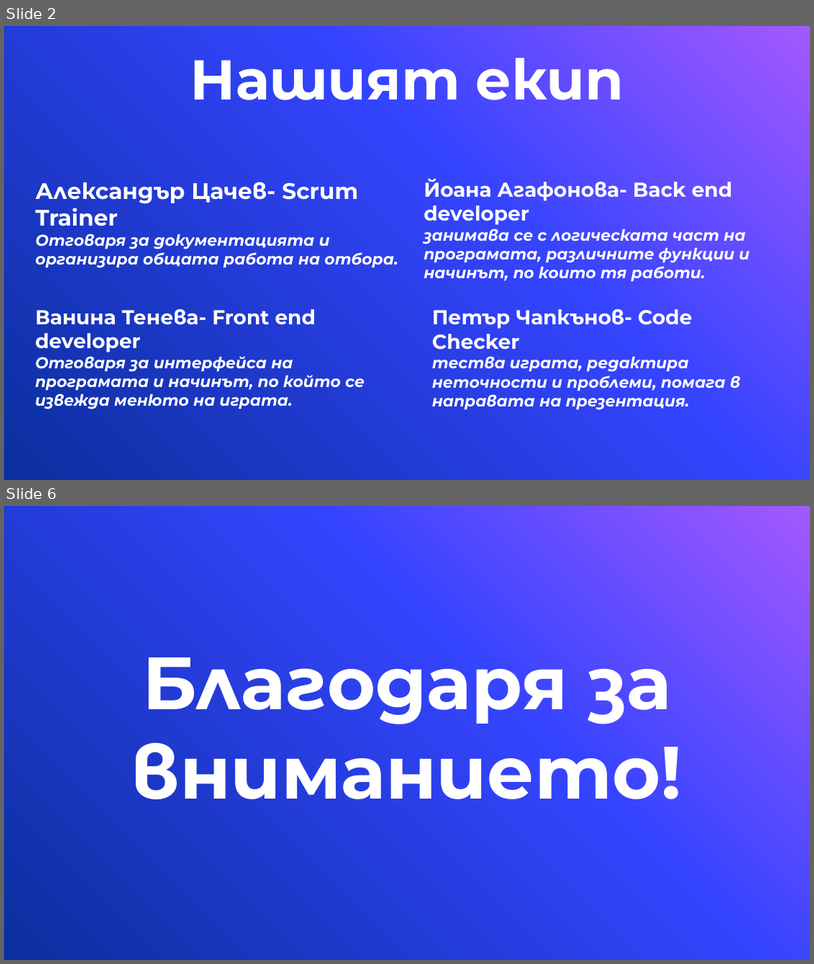
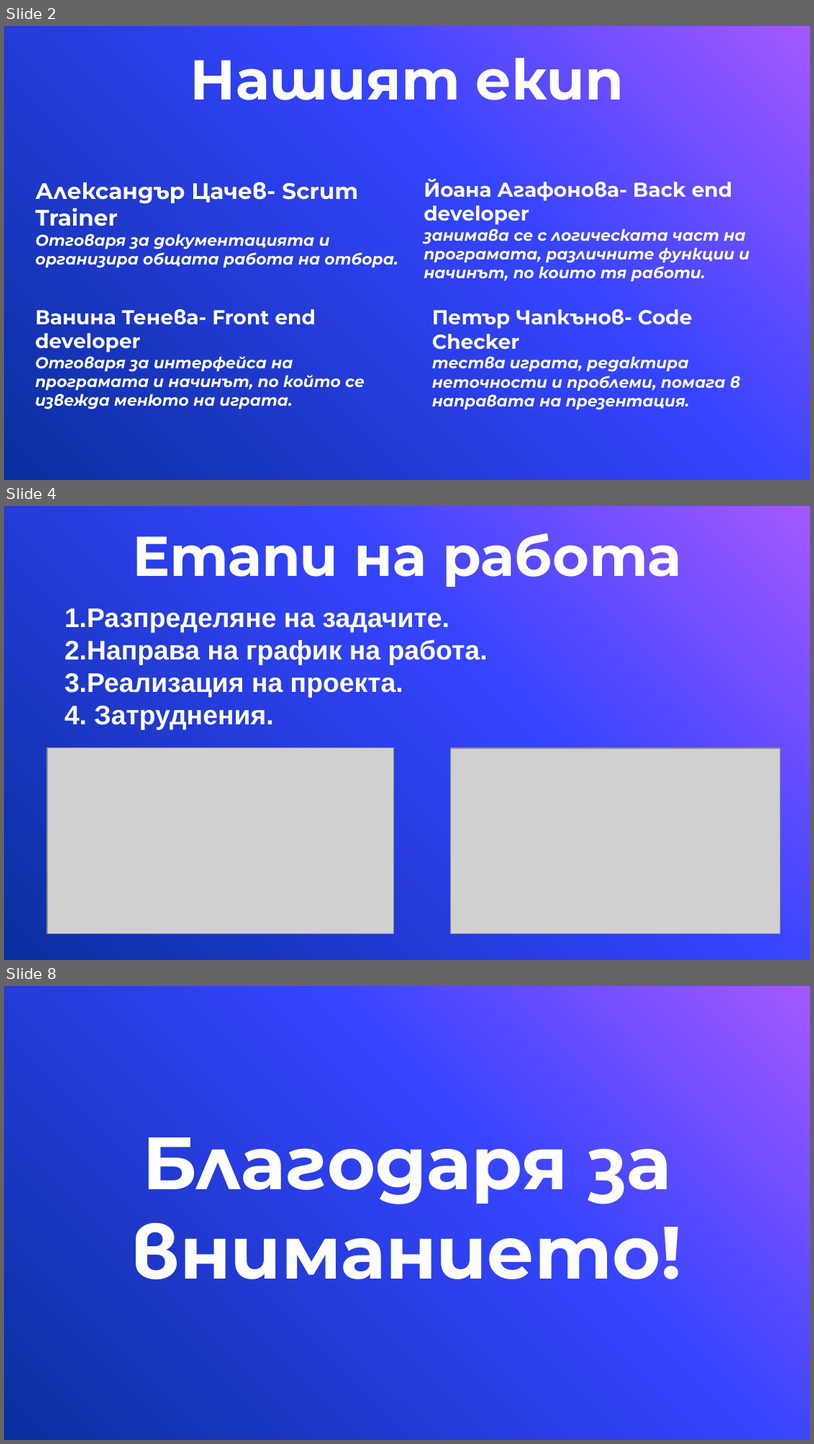
Before and after one commit to AITsachev19/Project, a slide deck: Documentation & Presentation/Presentation.pptx. Shown one above the other, each under a label of ours: slides 2 and 6 before the commit, slides 2, 4 and 8 after it; the slides between them are not shown. The pictures are 814x964 and 814x1444 pixels, drawn with LibreOffice and Linux fonts; fonts in the diff are those of the drawing; grey boxes stand for pictures; background and template pictures are left out. Boxes give left, top, right and bottom in pixels: in the first picture for what was removed or moved away, otherwise in the second. Text is boxed around its words. In the diff, an @@ line names an element or a change of style, - is before the commit and + after.

```diff
--- a/Documentation & Presentation/Presentation.pptx
+++ b/Documentation & Presentation/Presentation.pptx
@@ slide 4 added at <box>4,506,810,960</box>, background picture (left out) @@
@@ title added at <box>132,533,682,590</box>, 50 pt, text #FFFFFF, bold @@
+Етапи на работа
@@ text added at <box>64,608,488,729</box>, 24 pt, text #FFFFFF, bold @@
+1.Разпределяне на задачите.
+2.Направа на график на работа.
+3.Реализация на проекта.
+4. Затруднения.
@@ picture added at <box>47,748,394,934</box> @@
@@ picture added at <box>450,748,781,934</box> @@
@@ what was slide 6 is now slide 8 @@
```
Also in this commit, not shown: 2 slides changed, 2 other slides added, 1 slide removed.
